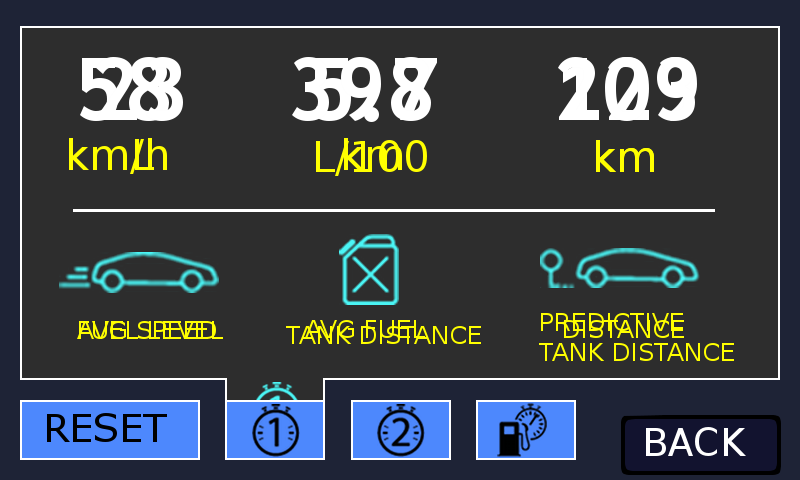
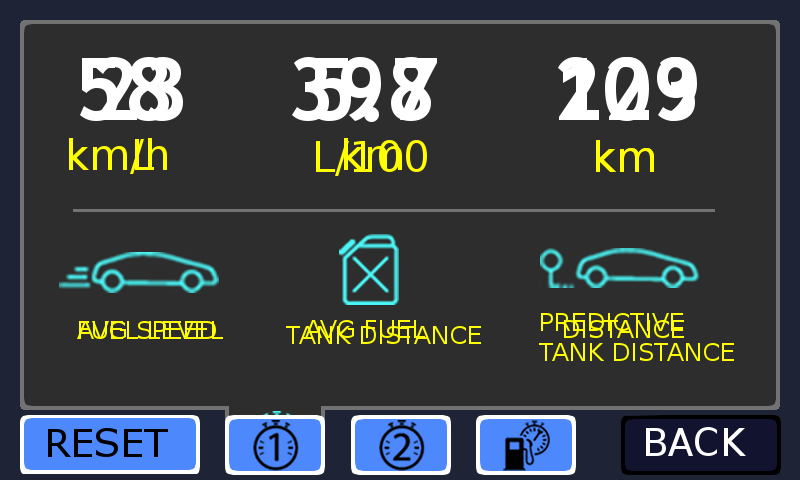
The second w=800, h=480 image is a revision of the first. Changes to its layers:
removed layer "Copie de reset-background" from group "reset" over [22, 402, 198, 458]
removed layer "reset-background" from group "reset" over [20, 400, 200, 460]
added layer "Layer #1" in group "reset" over [24, 418, 196, 470]
added layer "Layer" in group "reset" over [20, 414, 200, 474]
moved "select-trip1" above "select-trip2" over [225, 400, 325, 475]
removed layer "select trip 1 button background# #1" from group "select-trip1" over [225, 400, 325, 460]
added layer "Layer #15" in group "select-trip1" over [225, 415, 325, 475]
moved "select-trip2" above "select-instant" over [351, 400, 451, 475]
removed layer "select trip 1 button background# #2" from group "select-trip2" over [351, 400, 451, 460]
added layer "Layer #18" in group "select-trip2" over [351, 415, 451, 475]
removed layer "trip background #1" from group "trip1-background" over [20, 26, 780, 380]
removed layer "Calque Copié #1" from group "trip1-background" over [20, 26, 780, 440]
added layer "Layer copy #1" in group "trip1-background" over [24, 24, 776, 406]
added layer "Layer copy" in group "trip1-background" over [20, 20, 780, 410]
removed layer "trip background #3" from group "trip2-background" over [20, 26, 780, 380]
removed layer "Calque Copié #2" from group "trip2-background" over [20, 26, 780, 440]
added layer "Layer copy #2" in group "trip2-background" over [24, 24, 776, 406]
added layer "Layer copy #3" in group "trip2-background" over [20, 20, 780, 410]
removed layer "trip background #2" from group "trip-instant-background" over [20, 26, 780, 380]
removed layer "Calque Copié #3" from group "trip-instant-background" over [20, 26, 780, 440]
added layer "Layer copy #5" in group "trip-instant-background" over [24, 24, 776, 406]
added layer "Layer copy #4" in group "trip-instant-background" over [20, 20, 780, 410]
…and 30 more changes (13 added, 1 moved_by, 9 painted, 7 removed, 1 stack)
